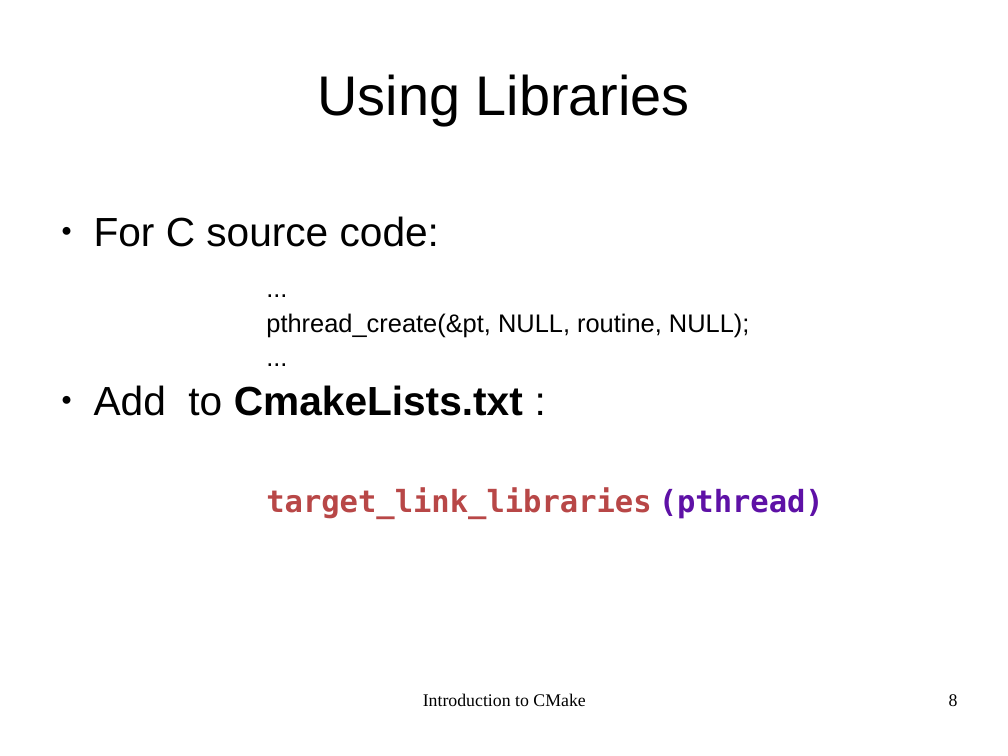
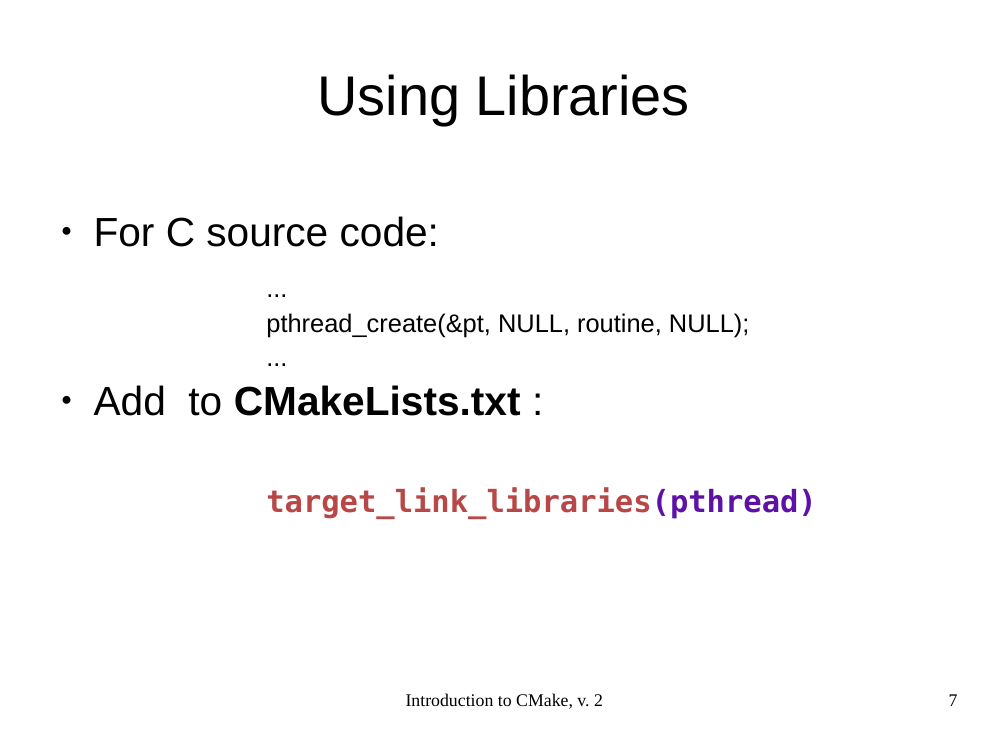
Before and after one commit to shlomif/shlomi-fish-homepage, a slide deck: slide 7 of t2/lecture/CMake/introduction_to_cmake-2.odp (slide 8 before the commit). Drawn at 1008x756 pixels with LibreOffice and Linux fonts; fonts in the diff are those of the drawing. Boxes give left, top, right and bottom in pixels: in the first picture for what was removed or moved away, otherwise in the second. Text is boxed around its words. In the diff, an @@ line names an element or a change of style, - is before the commit and + after.

```diff
--- a/t2/lecture/CMake/introduction_to_cmake-2.odp
+++ b/t2/lecture/CMake/introduction_to_cmake-2.odp
@@ text at box(94, 385, 816, 518): text changed @@
-● Add to CmakeLists.txt :
-        target_link_libraries (pthread)
+● Add to CMakeLists.txt :
+        target_link_libraries(pthread)
@@ text at box(406, 693, 603, 709): text changed @@
-Introduction to CMake
+Introduction to CMake, v. 2
@@ page number at box(949, 694, 958, 706): text changed @@
-8
+7
```
Also in this commit, not shown: 21 other slides changed, 1 slide added, 8 slides removed, 2 other files.
